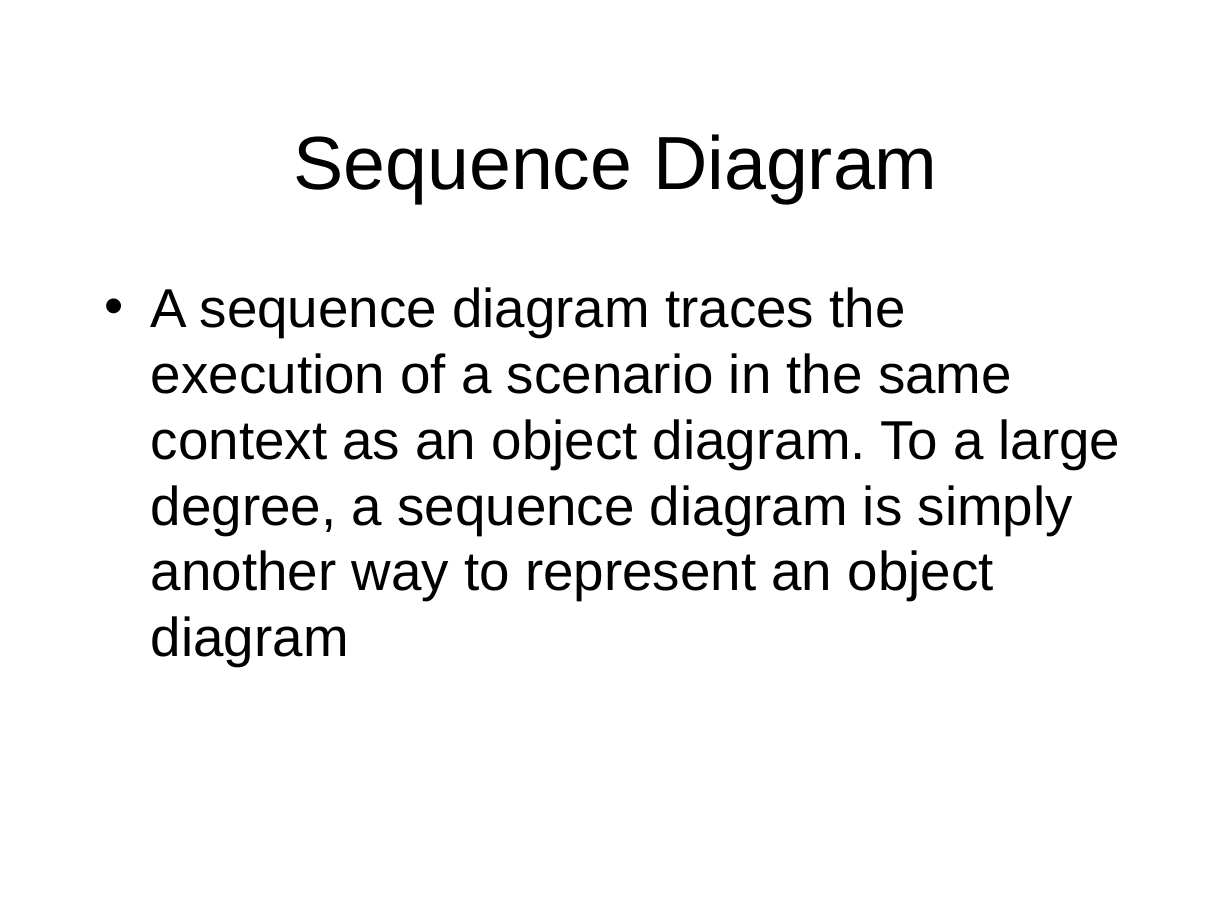
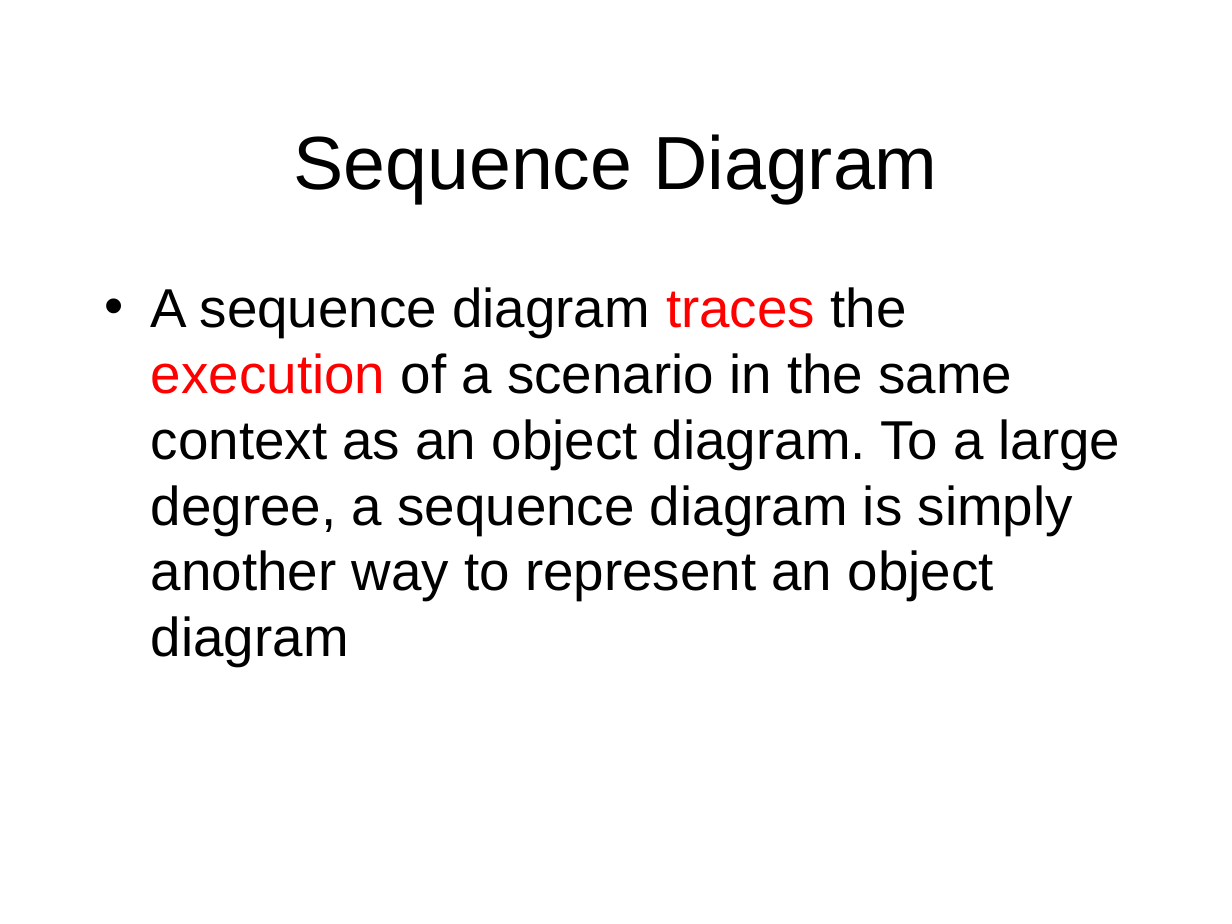
Before and after one commit to octaviordz/zjnu2017.github.io, a slide deck: slide 17 of OOAD/lectures/070--Notation.Part.2.pptx. Drawn at 1232x924 pixels with LibreOffice and Linux fonts; fonts in the diff are those of the drawing. Boxes give left, top, right and bottom in pixels: in the first picture for what was removed or moved away, otherwise in the second. Text is boxed around its words. In the diff, an @@ line names an element or a change of style, - is before the commit and + after.

```diff
--- a/OOAD/lectures/070--Notation.Part.2.pptx
+++ b/OOAD/lectures/070--Notation.Part.2.pptx
@@ text "A sequence diagram traces the ..." at [151, 287, 1121, 666]: text colour #000000 to #FF0000 in "traces execution" @@
```
Also in this commit, not shown: 6 other slides changed.
